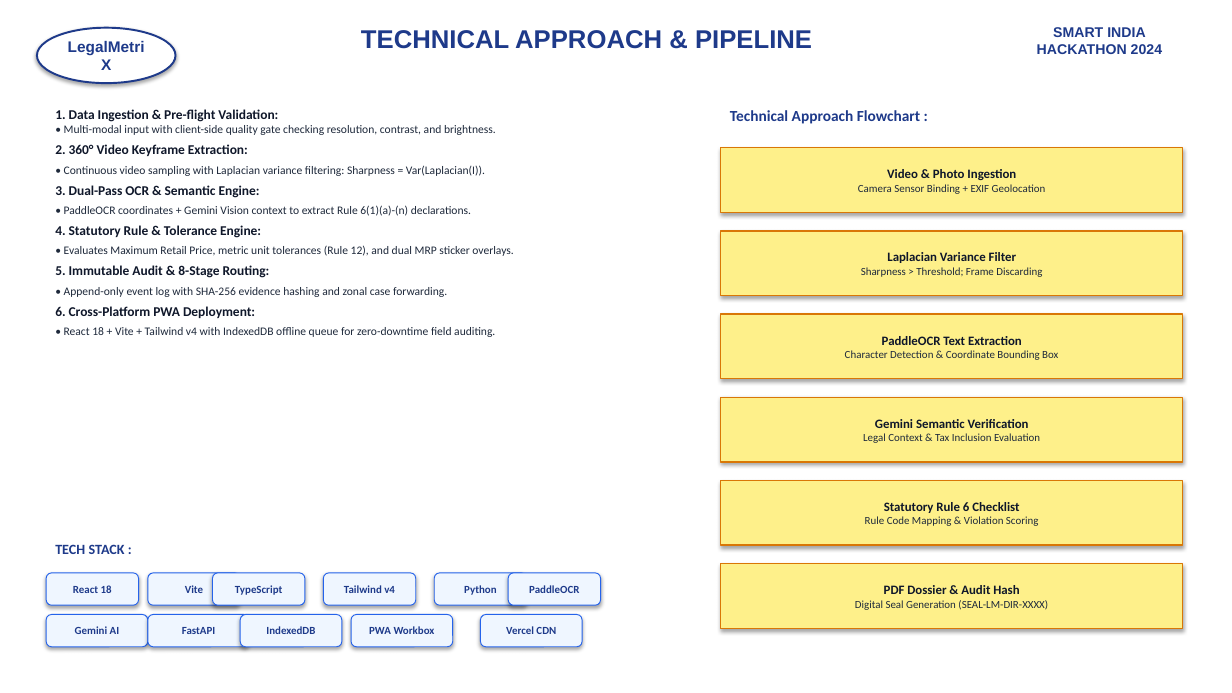
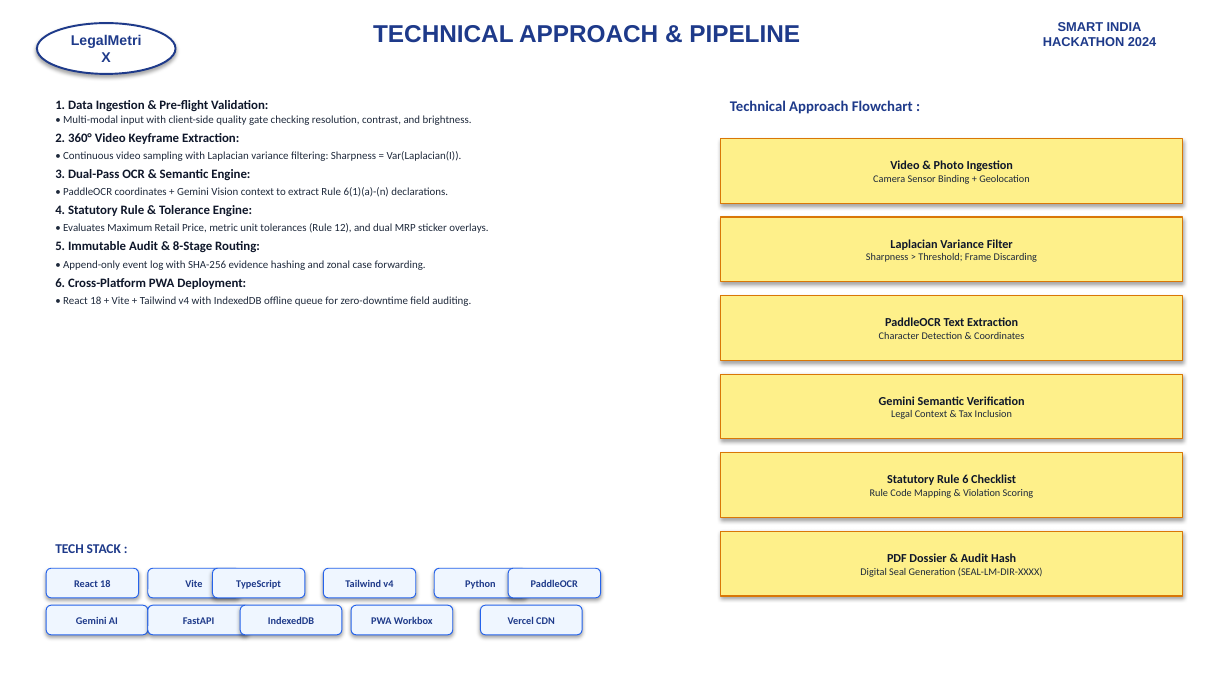
Before and after one commit to bathulayashwanth6840-cmd/legal-metrology-dist, a slide deck: slide 3 of public/LegalMetriX_SIH_Presentation.pptx. Drawn at 1232x693 pixels with LibreOffice and Linux fonts; fonts in the diff are those of the drawing. Boxes give left, top, right and bottom in pixels: in the first picture for what was removed or moved away, otherwise in the second. Text is boxed around its words. In the diff, an @@ line names an element or a change of style, - is before the commit and + after.

```diff
--- a/public/LegalMetriX_SIH_Presentation.pptx
+++ b/public/LegalMetriX_SIH_Presentation.pptx
@@ ellipse "LegalMetriX" resized from (x1=37, y1=28, x2=176, y2=83) to (x1=37, y1=23, x2=176, y2=74) @@
@@ ellipse "LegalMetriX" at (x1=37, y1=23, x2=176, y2=74): size 12 to 11 pt @@
@@ text "TECHNICAL APPROACH & PIPELINE" at (x1=373, y1=25, x2=800, y2=43): size 20 to 19 pt @@
@@ text "SMART INDIA HACKATHON 2024" at (x1=1043, y1=22, x2=1156, y2=46): size 11 to 10 pt @@
@@ text "1. Data Ingestion & Pre-flight ..." moved from (x1=55, y1=109, x2=513, y2=337) to (x1=55, y1=100, x2=488, y2=306) @@
@@ text "1. Data Ingestion & Pre-flight ..." at (x1=55, y1=100, x2=488, y2=306): size 10.5 to 10 pt in "1. Data Ingestion & Pre-flight Validation:", "2. 360° Video Keyframe Extraction:", "3. Dual-Pass OCR & Semantic Engine:", "4. Statutory Rule & Tolerance Engine:" and 2 more places; size 9 to 8.5 pt in "• Multi-modal input with client-side quality gate ...", "• Continuous video sampling with Laplacian variance ...", "• PaddleOCR coordinates + Gemini Vision context ...", "• Evaluates Maximum Retail Price, metric unit ..." and 2 more places; less space between paragraphs @@
@@ text "Technical Approach Flowchart :" at (x1=730, y1=100, x2=913, y2=114): size 12 to 11.5 pt @@
@@ 5 rounded rectangles, 1 text, 1 rectangle moved together from (x1=46, y1=110, x2=1183, y2=647) to (x1=46, y1=100, x2=1183, y2=635) @@
@@ text in rectangle at (x1=873, y1=175, x2=1029, y2=184): text changed; size 8.5 to 8 pt @@
-Camera Sensor Binding + EXIF Geolocation
+Camera Sensor Binding + Geolocation
@@ text in rectangle at (x1=890, y1=160, x2=1013, y2=171): size 10 to 9.5 pt in "Video & Photo Ingestion" @@
@@ rectangle "Laplacian Variance Filter" moved from (x1=721, y1=231, x2=1183, y2=296) to (x1=721, y1=217, x2=1183, y2=282) @@
@@ rectangle "Laplacian Variance Filter" at (x1=721, y1=217, x2=1183, y2=282): size 10 to 9.5 pt in "Laplacian Variance Filter"; size 8.5 to 8 pt in "Sharpness > Threshold; Frame Discarding" @@
@@ rectangle "PaddleOCR Text Extraction" moved from (x1=721, y1=314, x2=1183, y2=379) to (x1=721, y1=296, x2=1183, y2=360) @@
@@ text in rectangle at (x1=885, y1=317, x2=1018, y2=326): size 10 to 9.5 pt in "PaddleOCR Text Extraction" @@
@@ text in rectangle at (x1=879, y1=332, x2=1024, y2=339): text changed; size 8.5 to 8 pt @@
-Character Detection & Coordinate Bounding Box
+Character Detection & Coordinates
@@ rectangle "Gemini Semantic Verification" moved from (x1=721, y1=397, x2=1183, y2=462) to (x1=721, y1=374, x2=1183, y2=439) @@
@@ text in rectangle at (x1=879, y1=396, x2=1025, y2=405): size 10 to 9.5 pt in "Gemini Semantic Verification" @@
@@ text in rectangle at (x1=891, y1=410, x2=1012, y2=419): text changed; size 8.5 to 8 pt @@
-Legal Context & Tax Inclusion Evaluation
+Legal Context & Tax Inclusion
@@ rectangle "Statutory Rule 6 Checklist" moved from (x1=721, y1=481, x2=1183, y2=545) to (x1=721, y1=453, x2=1183, y2=518) @@
@@ rectangle "Statutory Rule 6 Checklist" at (x1=721, y1=453, x2=1183, y2=518): size 10 to 9.5 pt in "Statutory Rule 6 Checklist"; size 8.5 to 8 pt in "Rule Code Mapping & Violation Scoring" @@
@@ text "TECH STACK :" at (x1=55, y1=544, x2=121, y2=553): size 11 to 10.5 pt @@
@@ rectangle "PDF Dossier & Audit Hash" moved from (x1=721, y1=564, x2=1183, y2=628) to (x1=721, y1=531, x2=1183, y2=596) @@
@@ rectangle "PDF Dossier & Audit Hash" at (x1=721, y1=531, x2=1183, y2=596): size 10 to 9.5 pt in "PDF Dossier & Audit Hash"; size 8.5 to 8 pt in "Digital Seal Generation (SEAL-LM-DIR-XXXX)" @@
@@ 6 rounded rectangles moved together from (x1=46, y1=573, x2=601, y2=605) to (x1=46, y1=568, x2=601, y2=598) @@
@@ size 8.5 to 8 pt in 11 elements at (x1=46, y1=568, x2=139, y2=598), (x1=148, y1=568, x2=240, y2=598), (x1=213, y1=568, x2=305, y2=598), (x1=323, y1=568, x2=416, y2=598), (x1=434, y1=568, x2=527, y2=598), (x1=508, y1=568, x2=601, y2=598), (x1=46, y1=605, x2=148, y2=635), (x1=148, y1=605, x2=250, y2=635), (x1=240, y1=605, x2=342, y2=635), (x1=351, y1=605, x2=453, y2=635), (x1=481, y1=605, x2=582, y2=635) @@
```
Also in this commit, not shown: 5 other slides changed, 6 slides added, 1 other file.
